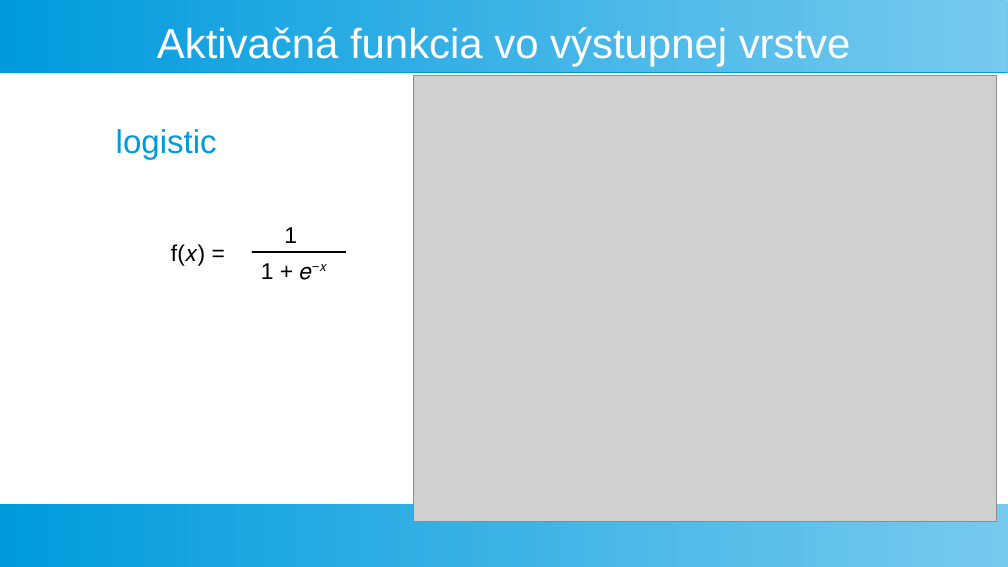
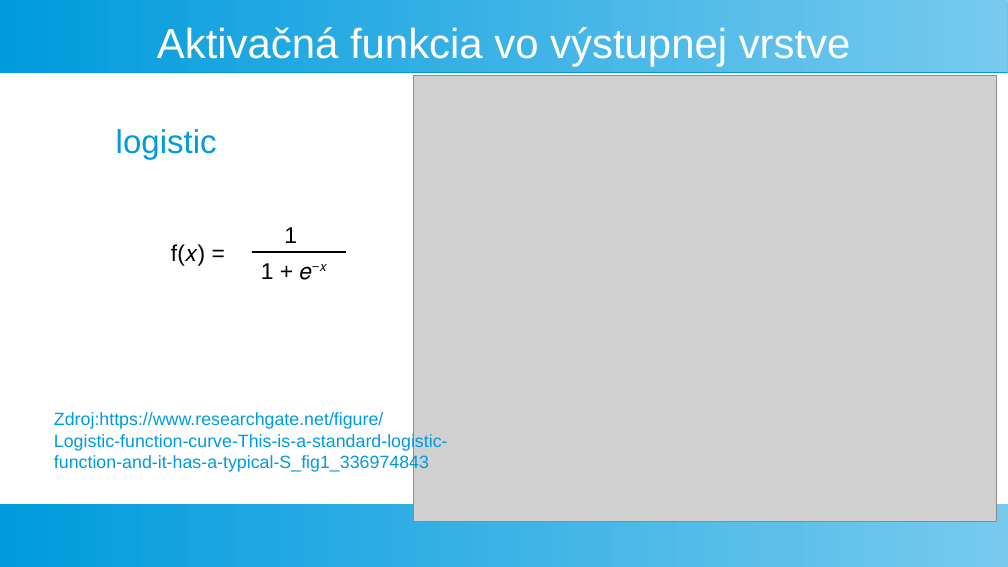
Before and after one commit to georgeob/Vlcak_NS2021, a slide deck: slide 14 of Prezentacia_NS.odp. Drawn at 1008x567 pixels with LibreOffice and Linux fonts; fonts in the diff are those of the drawing; grey boxes stand for pictures. Boxes give left, top, right and bottom in pixels: in the first picture for what was removed or moved away, otherwise in the second. Text is boxed around its words. In the diff, an @@ line names an element or a change of style, - is before the commit and + after.

Commit message:
pridanie niektorych zdrojov

```diff
--- a/Prezentacia_NS.odp
+++ b/Prezentacia_NS.odp
@@ text added at [54,412,448,472], 14 pt, text #009BDD @@
+Zdroj:https://www.researchgate.net/figure/Logistic-function-curve-This-is-a-standard-logistic-function-and-it-has-a-typical-S_fig1_336974843
```
Also in this commit, not shown: 1 other slide changed, 1 other file.
